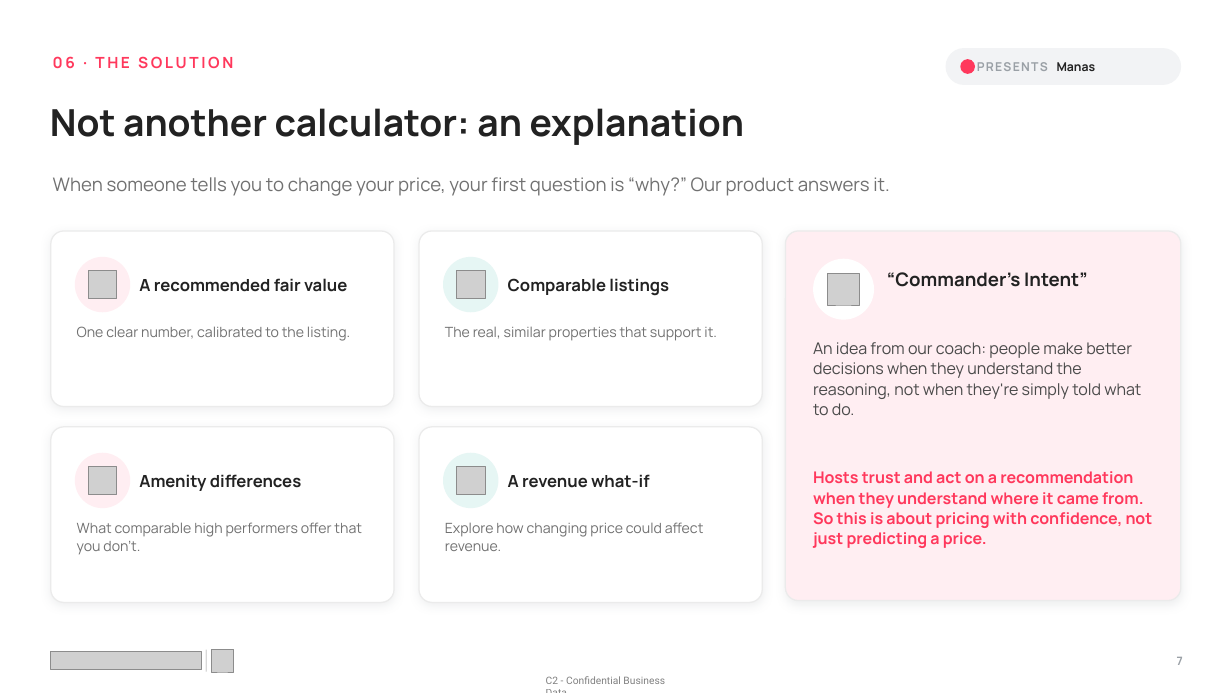
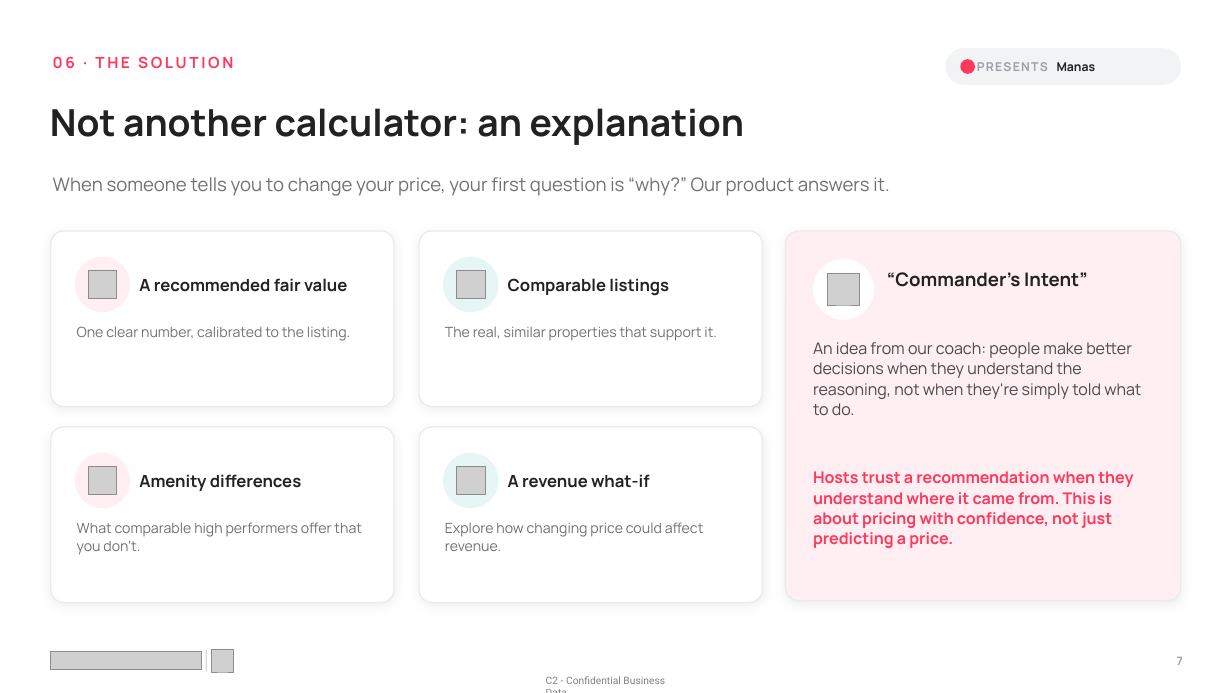
Before and after one commit to mkdn007/Cornell-Airbnb-Capstone, a slide deck: slide 7 of Airbnb Pricing Deck.pptx. Drawn at 1232x693 pixels with LibreOffice and Linux fonts; fonts in the diff are those of the drawing; grey boxes stand for pictures. Boxes give left, top, right and bottom in pixels: in the first picture for what was removed or moved away, otherwise in the second. Text is boxed around its words. In the diff, an @@ line names an element or a change of style, - is before the commit and + after.

```diff
--- a/Airbnb Pricing Deck.pptx
+++ b/Airbnb Pricing Deck.pptx
@@ text at [813, 471, 1133, 548]: text changed @@
-Hosts trust and act on a recommendation when they understand where it came from. So this is about pricing with confidence, not just predicting a price.
+Hosts trust a recommendation when they understand where it came from. This is about pricing with confidence, not just predicting a price.
```
Also in this commit, not shown: 8 other slides changed, 1 slide added.
